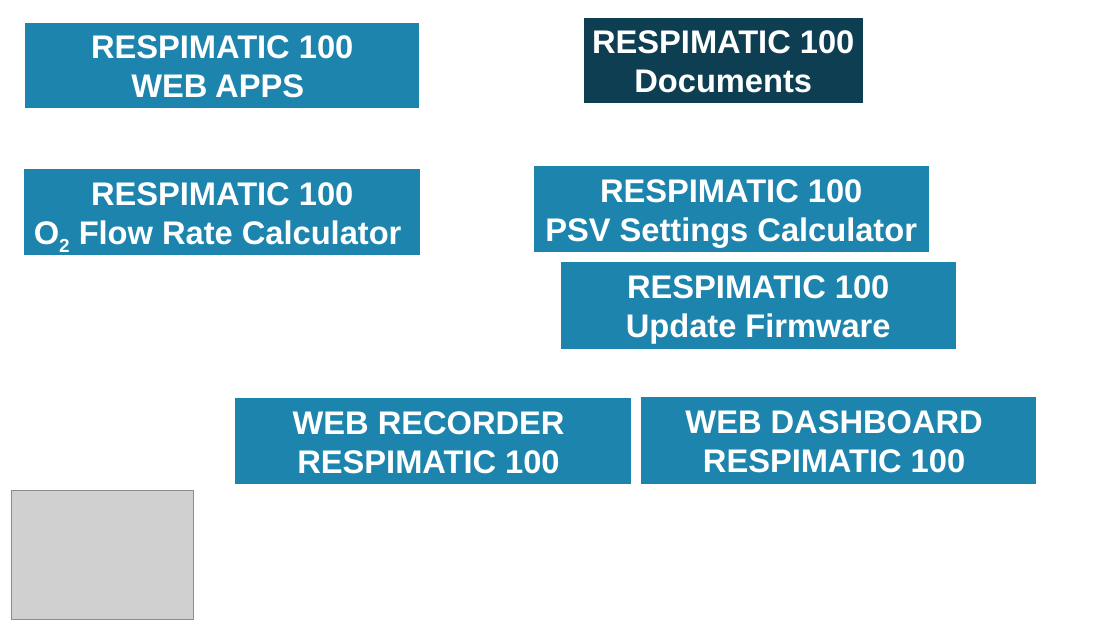
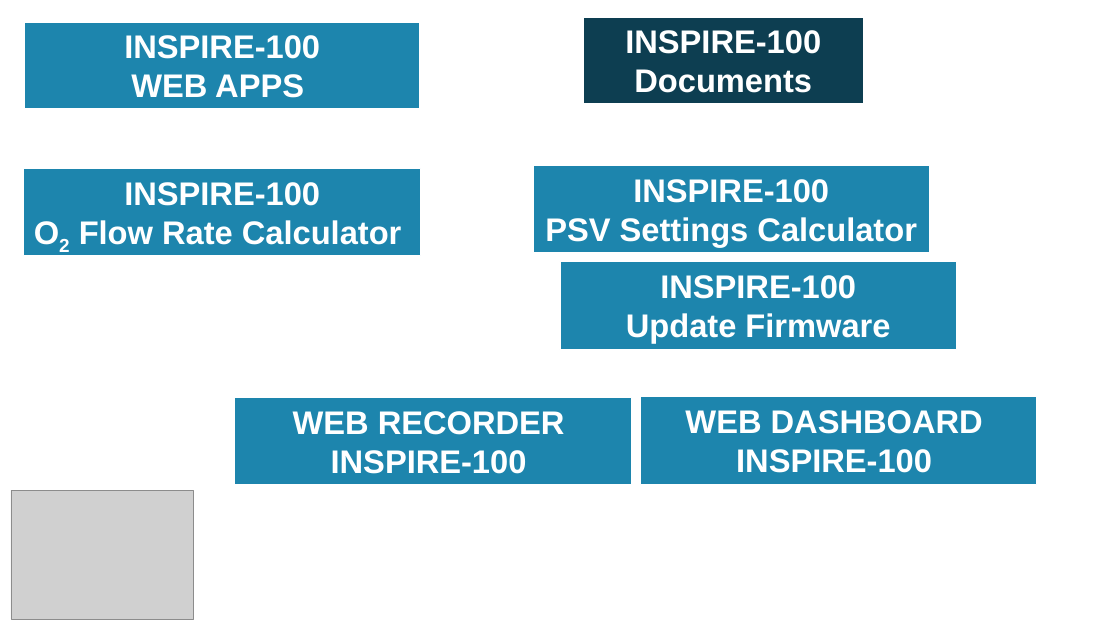
Before and after one commit to sunilmeister/sunilmeister.github.io, a slide deck: slide 2 of common/img/Logo.pptx. Drawn at 1120x630 pixels with LibreOffice and Linux fonts; fonts in the diff are those of the drawing; grey boxes stand for pictures. Boxes give left, top, right and bottom in pixels: in the first picture for what was removed or moved away, otherwise in the second. Text is boxed around its words. In the diff, an @@ line names an element or a change of style, - is before the commit and + after.

```diff
--- a/common/img/Logo.pptx
+++ b/common/img/Logo.pptx
@@ text in rectangle at box(124, 35, 320, 59): text changed @@
-RESPIMATIC 100
+INSPIRE-100
@@ text in rectangle at box(625, 30, 821, 54): text changed @@
-RESPIMATIC 100
+INSPIRE-100
@@ text in rectangle at box(633, 179, 829, 203): text changed @@
-RESPIMATIC 100
+INSPIRE-100
@@ text in rectangle at box(124, 182, 320, 206): text changed @@
-RESPIMATIC 100
+INSPIRE-100
@@ text in rectangle at box(660, 275, 856, 299): text changed @@
-RESPIMATIC 100
+INSPIRE-100
@@ text in rectangle at box(736, 449, 932, 473): text changed @@
-RESPIMATIC 100
+INSPIRE-100
@@ text in rectangle at box(331, 450, 527, 474): text changed @@
-RESPIMATIC 100
+INSPIRE-100
```
Also in this commit, not shown: 1 other slide changed, 2 slides removed, 39 other files.
